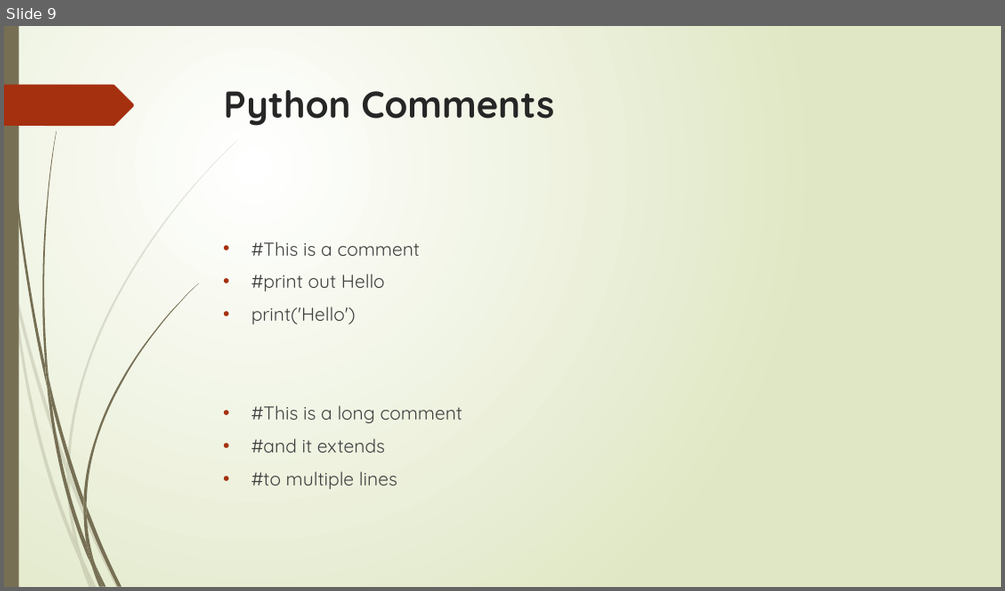
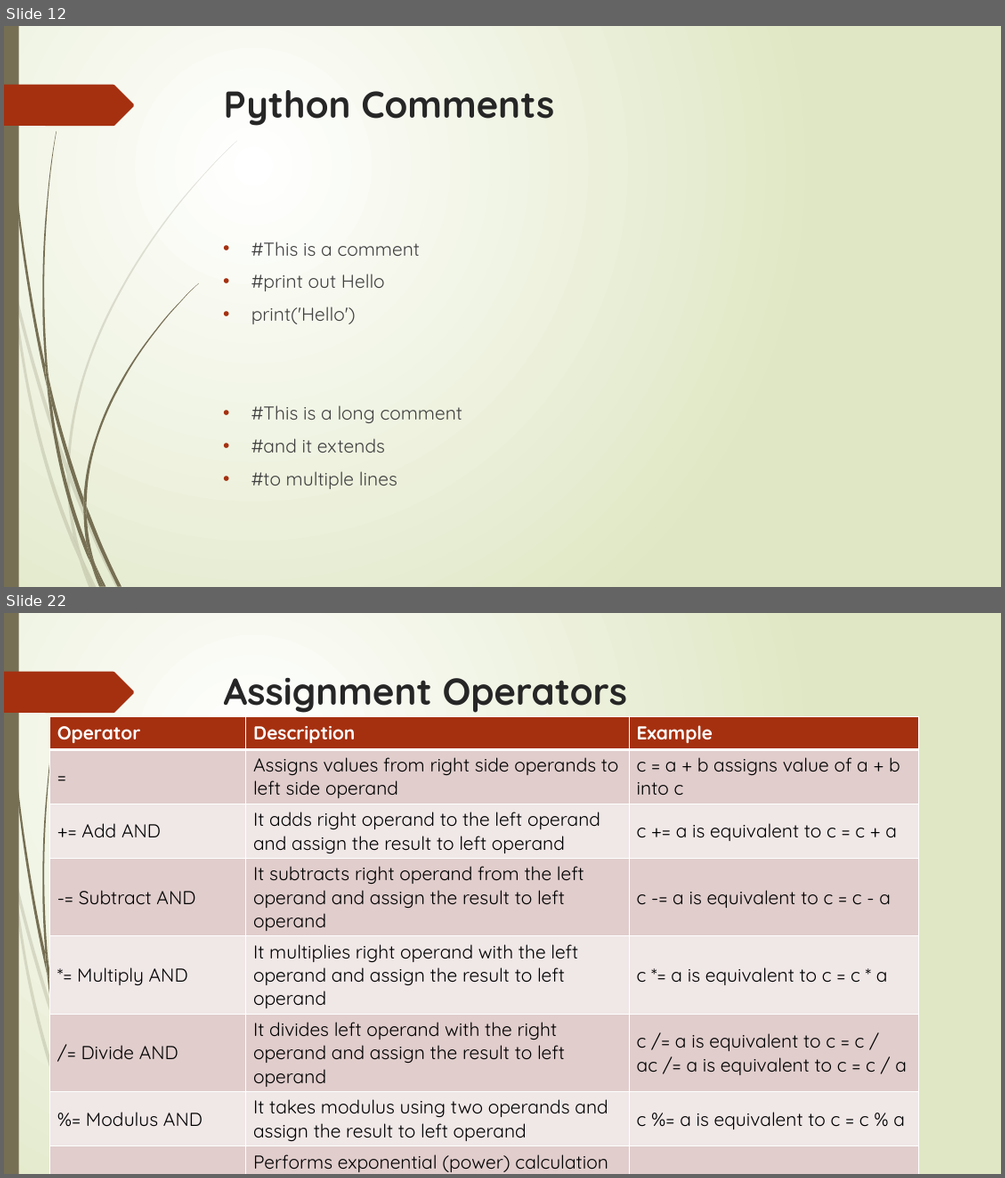
Before and after one commit to flyworker/python-automation-testing, a slide deck: document/course1.pptx. Shown one above the other, each under a label of ours: slide 9 before the commit, slides 12 and 22 after it; the slides between them are not shown. The pictures are 1005x591 and 1005x1178 pixels, drawn with LibreOffice and Linux fonts; fonts in the diff are those of the drawing. Boxes give left, top, right and bottom in pixels: in the first picture for what was removed or moved away, otherwise in the second. Text is boxed around its words. In the diff, an @@ line names an element or a change of style, - is before the commit and + after.

Commit message:
updatec course 1 slide with operators

```diff
--- a/document/course1.pptx
+++ b/document/course1.pptx
@@ slide 22 added at box(4, 613, 1001, 1174), background gradient #FFFFFF to #DFE8C4; not listed: 24 template elements that a slide beside it also shows @@
@@ title added at box(224, 678, 628, 713), 36 pt, text #262626, bold @@
+Assignment Operators
@@ table added at box(49, 716, 919, 1174), 9 rows, 3 columns @@
+Operator | Description | Example
+= | Assigns values from right side operands to left side operand | c = a + b assigns value of a + b into c
++= Add AND | It adds right operand to the left operand and assign the result to left operand | c += a is equivalent to c = c + a
+-= Subtract AND | It subtracts right operand from the left operand and assign the result to left operand | c -= a is equivalent to c = c - a
+*= Multiply AND | It multiplies right operand with the left operand and assign the result to left operand | c *= a is equivalent to c = c * a
+/= Divide AND | It divides left operand with the right operand and assign the result to left operand | c /= a is equivalent to c = c / ac /= a is equivalent to c = c / a
+%= Modulus AND | It takes modulus using two operands and assign the result to left operand | c %= a is equivalent to c = c % a
+**= Exponent AND | Performs exponential (power) calculation on operators and assign value to the left operand | c **= a is equivalent to c = c ** a
+//= Floor Division | It performs floor division on operators and assign value to the left operand | c //= a is equivalent to c = c // a
@@ what was slide 9 is now slide 12 @@
```
Also in this commit, not shown: 1 slide changed, 18 other slides added, 5 other files.
